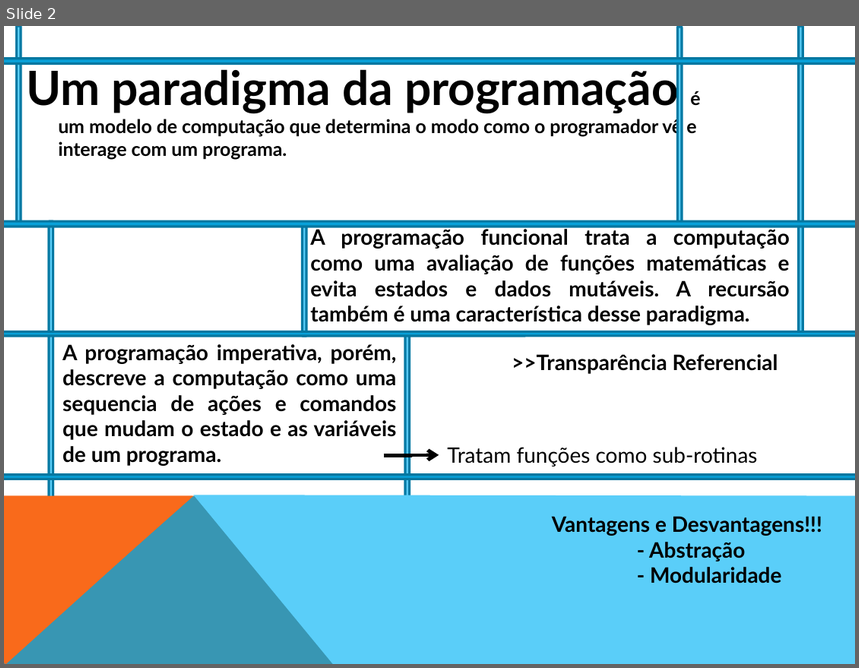
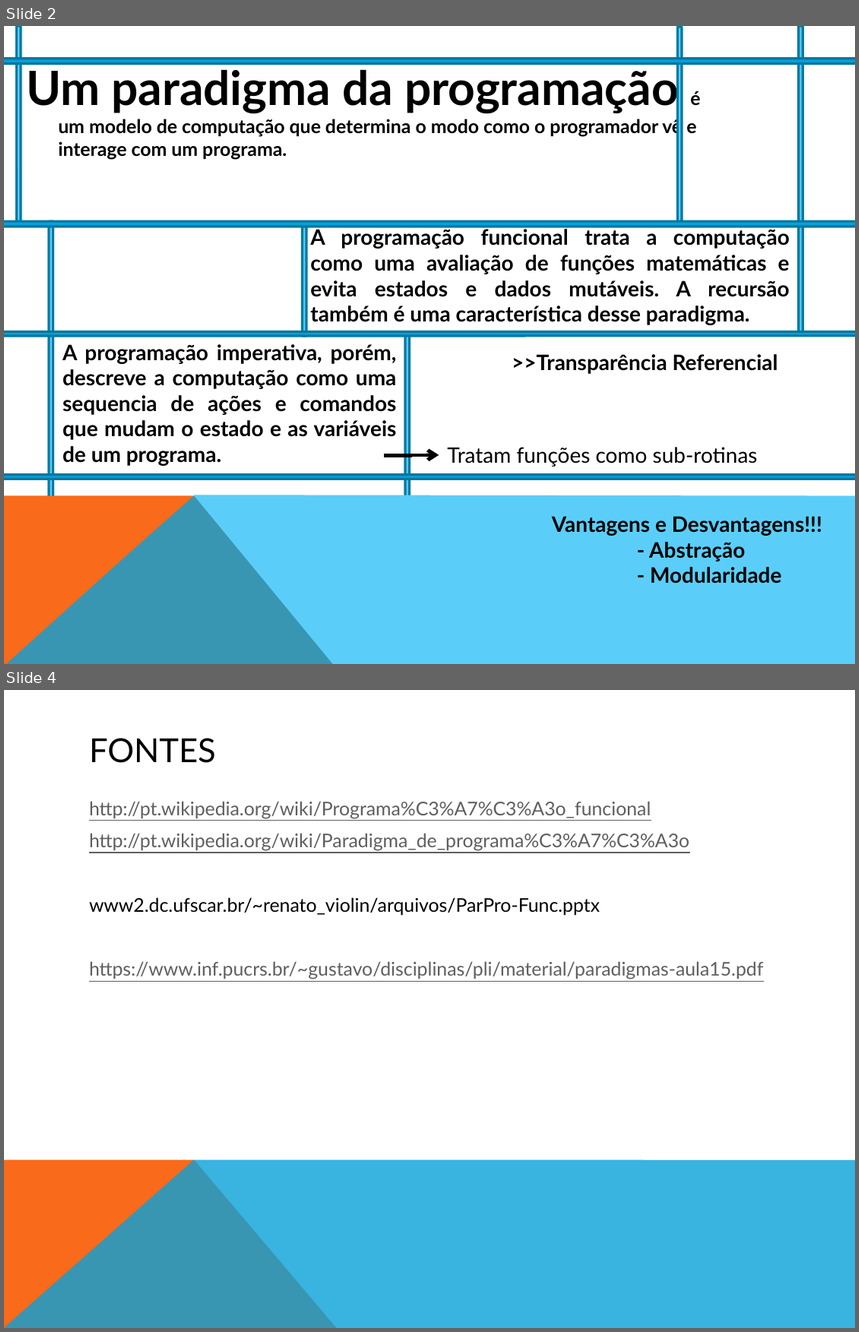
Before and after one commit to LucasdeSouzaAlbuquerque/if686, a slide deck: 20150319_ppt.pptx. Shown one above the other, each under a label of ours: slide 2 before the commit, slides 2 and 4 after it; the slides between them are not shown. The pictures are 859x668 and 859x1332 pixels, drawn with LibreOffice and Linux fonts; fonts in the diff are those of the drawing. Boxes give left, top, right and bottom in pixels: in the first picture for what was removed or moved away, otherwise in the second. Text is boxed around its words. In the diff, an @@ line names an element or a change of style, - is before the commit and + after.

```diff
--- a/20150319_ppt.pptx
+++ b/20150319_ppt.pptx
@@ slide 4 added at [4,690,855,1328], background #FFFFFF; not listed: 2 template elements that a slide beside it also shows @@
@@ title added at [89,738,216,763], 28 pt, text #000000 @@
+FONTES
@@ text added at [89,801,764,980], 16 pt, text #5F5F5F, underline @@
+http://pt.wikipedia.org/wiki/Programa%C3%A7%C3%A3o_funcional
+http://pt.wikipedia.org/wiki/Paradigma_de_programa%C3%A7%C3%A3o
+www2.dc.ufscar.br/~renato_violin/arquivos/ParPro-Func.pptx
+https://www.inf.pucrs.br/~gustavo/disciplinas/pli/material/paradigmas-aula15.pdf
```
Also in this commit, not shown: 2 slides changed, 1 other file.
